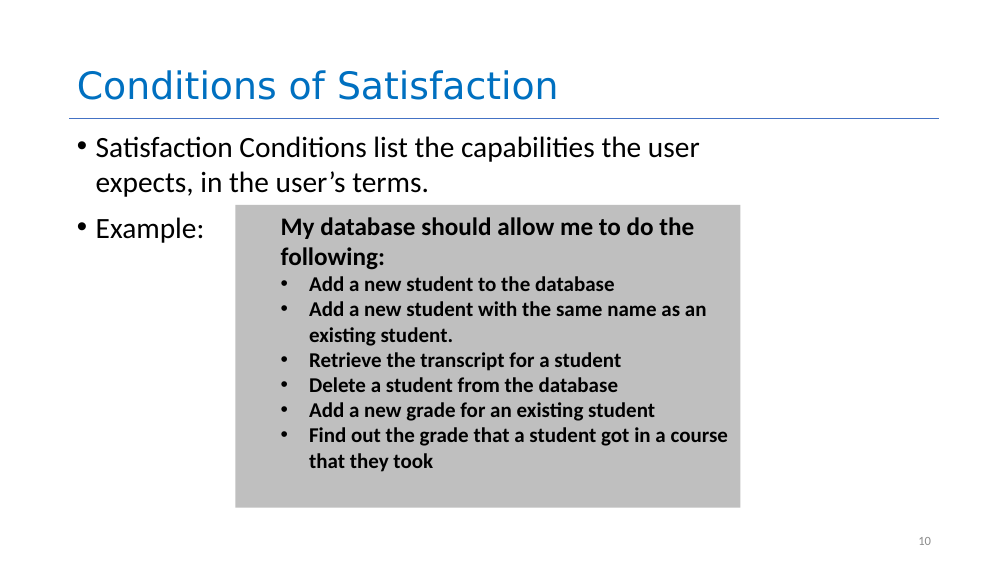
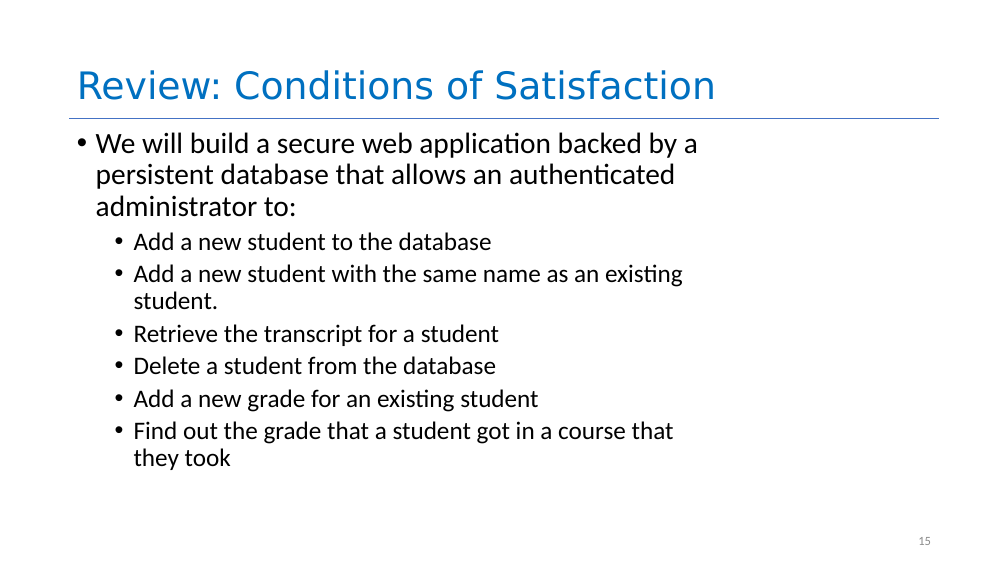
Before and after one commit to neu-se/CS4530-Spring-2026, a slide deck: slide 15 of Slides/Module 02 From Requirements to Code.pptx (slide 10 before the commit). Drawn at 1008x567 pixels with LibreOffice and Linux fonts; fonts in the diff are those of the drawing. Boxes give left, top, right and bottom in pixels: in the first picture for what was removed or moved away, otherwise in the second. Text is boxed around its words. In the diff, an @@ line names an element or a change of style, - is before the commit and + after.

```diff
--- a/Slides/Module 02 From Requirements to Code.pptx
+++ b/Slides/Module 02 From Requirements to Code.pptx
@@ title at (x1=77, y1=70, x2=716, y2=100): text changed @@
-Conditions of Satisfaction
+Review: Conditions of Satisfaction
@@ text "We will build a secure ..." moved from (x1=235, y1=205, x2=740, y2=508) to (x1=96, y1=132, x2=698, y2=470) @@
@@ text "We will build a secure ..." at (x1=96, y1=132, x2=698, y2=470): vertical alignment middle to top; fill #BFBFBF to none @@
@@ text at (x1=96, y1=132, x2=698, y2=217): text changed; size 24 to 28 pt; bold off @@
-  My database should allow me to do the following:
+• We will build a secure web application backed by a persistent database that allows an authenticated administrator to:
@@ text removed at (x1=96, y1=136, x2=700, y2=243) @@
-• Satisfaction Conditions list the capabilities the user expects, in the user’s terms.
-• Example:
@@ text at (x1=134, y1=232, x2=683, y2=470): size 20 to 24 pt, bold off in "Add a new student to the database", "Add a new student with the same ...", "Retrieve the transcript for a student", "Delete a student from the database" and 2 more places; indent changed; line spacing 1 to 0.9; more space between paragraphs @@
@@ page number at (x1=918, y1=537, x2=931, y2=545): text changed @@
-10
+15
```
Also in this commit, not shown: 11 other slides changed, 19 slides added, 15 slides removed, 1 other file.
